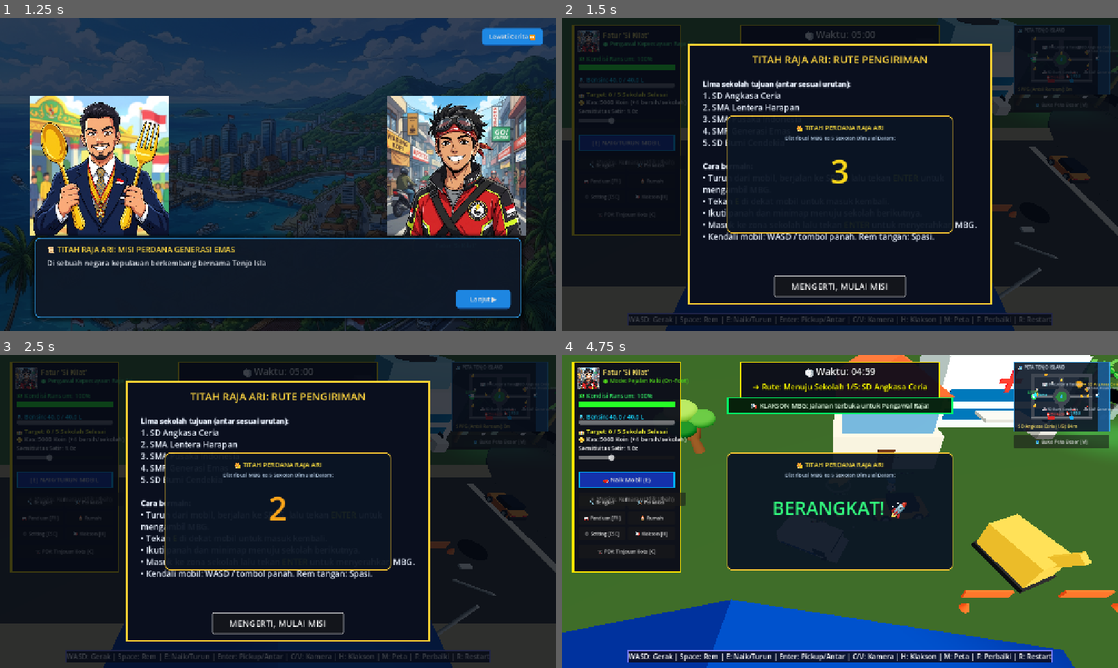
Above: before the commit, frames 1-4 (two rows, left to right).
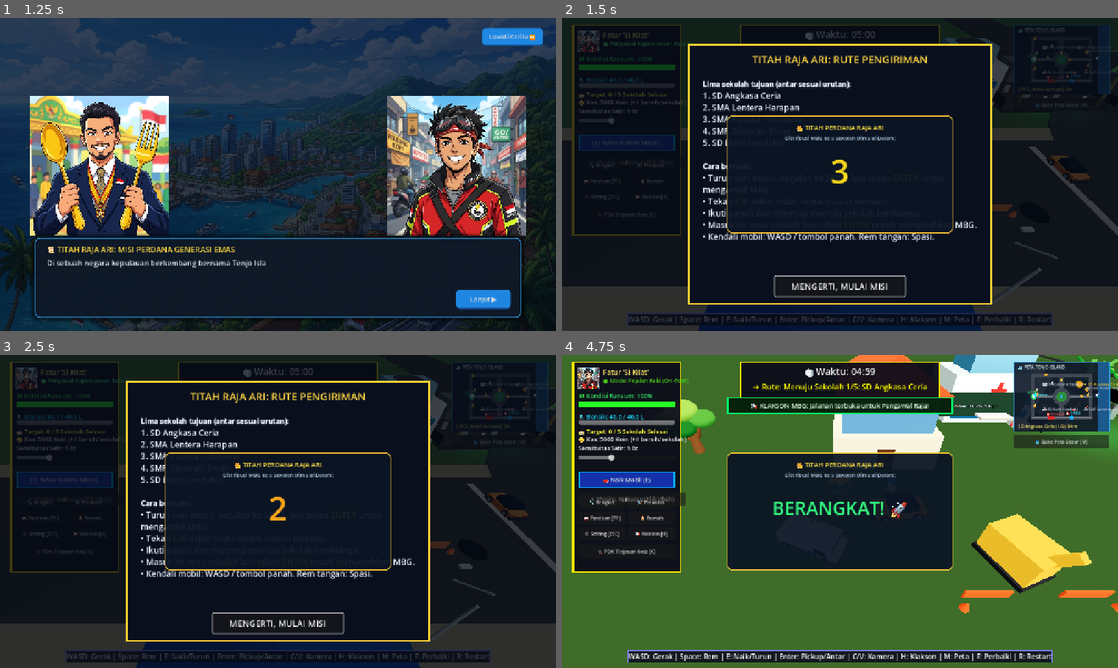
Above: after the commit, the same moments.

Repository: putrinurfebrianti/King-Ari-s-Missions
Game: Godot game, scene res://scenes/ui/main_menu.tscn
The game is run twice, just before and just after one commit, with the same random seed, the same clock (stepped at 60 frames per second) and the same inputs.
Inputs (mouse positions are in pixels of both pictures, inside the frame that each line leads up to):
- Up to frame 1 (1.25 s): click "🚀 MULAI MISI (START GAME) ➔" at 0.5 s
- Up to frame 2 (1.5 s): click "Lewati Cerita ⏩" at 1.25 s
- Up to frame 3 (2.5 s): click "📢 Klakson [H]" at 2 s
- Up to frame 4 (4.75 s): click "MENGERTI, MULAI MISI" at 2.75 s; click "[E] NAIK/TURUN MOBIL" at 3.5 s; tap Enter (ui_accept) at 4.25, 4.52 s; move the mouse to (962, 495) at 4.27 s; hold D from 4.28 s (still down); hold B from 4.28 s (still down); click (962, 495) at 4.42 s; tap H at 4.55 s

Frame 1 is identical in both runs. In frame 2, 1.9% of the frame differs, in the area x 18-82%, y 0-100%; in frame 3, 1.9%; in frame 4, 13%, in the area x 0-96%, y 0-100%.
Error before the commit: Invalid access to property or key 'position' on a base object of type 'null instance'. (res://scripts/endless_road.gd:29)

Commit message:
update 2

Diff:
--- a/scenes/main.tscn
+++ b/scenes/main.tscn
@@ -359,24 +359,31 @@
 
 [node name="BuildingHospital" parent="CityBuildings" unique_id=1268478556 instance=ExtResource("31_hosp")]
 transform = Transform3D(1, 0, 0, 0, 1, 0, 0, 0, 1, -30, 0, -24)
+scale = Vector3(0.75, 0.75, 0.75)
 
 [node name="BuildingSchool" parent="CityBuildings" unique_id=974491949 instance=ExtResource("10_school_bldg")]
 transform = Transform3D(1, 0, 0, 0, 1, 0, 0, 0, 1, 30, 0, -24)
+scale = Vector3(0.75, 0.75, 0.75)
 
 [node name="BuildingFastFood" parent="CityBuildings" unique_id=1606358 instance=ExtResource("32_ff")]
 transform = Transform3D(1, 0, 0, 0, 1, 0, 0, 0, 1, 46, 0, -14)
+scale = Vector3(0.75, 0.75, 0.75)
 
 [node name="BuildingPolice" parent="CityBuildings" unique_id=1967548764 instance=ExtResource("14_police")]
 transform = Transform3D(1, 0, 0, 0, 1, 0, 0, 0, 1, -30, 0, 24)
+scale = Vector3(0.75, 0.75, 0.75)
 
 [node name="BuildingFireStation" parent="CityBuildings" unique_id=572519537 instance=ExtResource("15_fire")]
 transform = Transform3D(1, 0, 0, 0, 1, 0, 0, 0, 1, 24, 0, 24)
+scale = Vector3(0.75, 0.75, 0.75)
 
 [node name="BuildingSupermarket" parent="CityBuildings" unique_id=1518192769 instance=ExtResource("33_smkt")]
 transform = Transform3D(1, 0, 0, 0, 1, 0, 0, 0, 1, 44, 0, 22)
+scale = Vector3(0.75, 0.75, 0.75)
 
 [node name="BuildingSPPG" parent="CityBuildings" unique_id=315755139 instance=ExtResource("9_sppg_bldg")]
 transform = Transform3D(1, 0, 0, 0, 1, 0, 0, 0, 1, -50, 0, 14)
+scale = Vector3(0.85, 0.85, 0.85)
 
 [node name="FlagSPPG" parent="CityBuildings" unique_id=532618677 instance=ExtResource("17_flag")]
 transform = Transform3D(1, 0, 0, 0, 1, 0, 0, 0, 1, -58, 0, 8)
@@ -649,23 +656,11 @@
 [node name="NPCGuruSDN" parent="." unique_id=1125325273 instance=ExtResource("25_guru")]
 transform = Transform3D(1, 0, 0, 0, 1, 0, 0, 0, 1, 32, 0.15, -20)
 
-[node name="BuildingHospital" parent="." unique_id=230194670 instance=ExtResource("31_hosp")]
-transform = Transform3D(1, 0, 0, 0, 1, 0, 0, 0, 1, -30, 0, -24)
-
-[node name="BuildingFastFood" parent="." unique_id=1940613664 instance=ExtResource("32_ff")]
-transform = Transform3D(1, 0, 0, 0, 1, 0, 0, 0, 1, 46, 0, -14)
-
-[node name="BuildingSupermarket" parent="." unique_id=795057967 instance=ExtResource("33_smkt")]
-transform = Transform3D(1, 0, 0, 0, 1, 0, 0, 0, 1, 44, 0, 22)
-
 [node name="ConstructionZone" parent="." unique_id=920331841 instance=ExtResource("34_const")]
 transform = Transform3D(1, 0, 0, 0, 1, 0, 0, 0, 1, -16, 0, 24)
 
 [node name="CanalWater" parent="." unique_id=1464484349 instance=ExtResource("35_water")]
 transform = Transform3D(1, 0, 0, 0, 1, 0, 0, 0, 1, 68, 0, 0)
-
-[node name="GraveyardArea" parent="." unique_id=1072572974 instance=ExtResource("36_grave")]
-transform = Transform3D(1, 0, 0, 0, 1, 0, 0, 0, 1, -16, 0, -26)
 
 [node name="BuildingPlayerHouse" parent="." unique_id=1439531475 instance=ExtResource("37_player_house")]
 transform = Transform3D(1, 0, 0, 0, 1, 0, 0, 0, 1, 26, 0, 42)
--- a/scripts/arcade_car.gd
+++ b/scripts/arcade_car.gd
@@ -163,9 +163,19 @@
 		add_child(audio_player)
 		vehicle_audio[sound_name] = audio_player
 
+	apply_audio_settings()
+
 	var reward_player := _get_audio_player("reward")
 	if reward_player:
 		reward_player.finished.connect(_play_pending_mission_complete_sound)
+
+func apply_audio_settings() -> void:
+	var audio_manager = get_node_or_null("/root/AudioManager")
+	if not audio_manager:
+		return
+	var volume_db: float = audio_manager.get_vehicle_audio_volume_db()
+	for audio_player in vehicle_audio.values():
+		audio_player.volume_db = volume_db
 
 func _get_audio_player(sound_name: String) -> AudioStreamPlayer3D:
 	return vehicle_audio.get(sound_name) as AudioStreamPlayer3D
@@ -234,10 +244,6 @@
 				print("[MBG] Sensitivitas Kemudi: ", snapped(steer_sensitivity, 0.1), "x")
 
 func trigger_horn() -> void:
-	var am = get_node_or_null("/root/AudioManager")
-	if am and am.has_method("play_horn"):
-		am.play_horn()
-
 	# Efek Balon Suara 3D Melayang di atas mobil
 	_spawn_horn_bubble()
 	_show_hud_toast("📢 KLAKSON MBG: Jalanan terbuka untuk Pengawal Raja!")
--- a/scripts/audio_manager.gd
+++ b/scripts/audio_manager.gd
@@ -1,296 +1,33 @@
 extends Node
 
-var master_volume: float = 0.0
-var bgm_volume: float = 0.0
-var sfx_volume: float = 0.0
-var is_muted: bool = true
-
-var bgm_player: AudioStreamPlayer
-var horn_player: AudioStreamPlayer
-var coin_player: AudioStreamPlayer
-var crash_player: AudioStreamPlayer
-var tick_player: AudioStreamPlayer
-var victory_player: AudioStreamPlayer
-var beep_player: AudioStreamPlayer
-var go_player: AudioStreamPlayer
+var master_volume: float = 0.8
+var sfx_volume: float = 0.7
+var is_muted: bool = false
 
 func _ready() -> void:
 	process_mode = Node.PROCESS_MODE_ALWAYS
-	# Default: Audio di-MUTE sepenuhnya agar hening dan tidak bising
-	AudioServer.set_bus_mute(0, true)
-	_setup_audio_players()
+	AudioServer.set_bus_mute(0, is_muted)
 
-	var gm = get_node_or_null("/root/GameManager")
-	if gm:
-		gm.school_delivered.connect(func(_idx, _name, _cnt, _tot, _c): play_coin_sfx())
-		gm.mission_completed.connect(func(_s, _sc, _c): play_victory_sfx())
-		gm.mission_failed.connect(func(_r): play_crash_sfx())
-		gm.time_changed.connect(_on_time_changed)
+func set_master_volume(value: float) -> void:
+	master_volume = clampf(value, 0.0, 1.0)
+	_update_vehicle_audio()
 
-	# BGM tidak diputar otomatis secara default agar senyap
-	# start_bgm()
-
-func _setup_audio_players() -> void:
-	# 1. BGM Player (Musik Latar Melodi Menyetir Berulang / Looping)
-	bgm_player = AudioStreamPlayer.new()
-	bgm_player.stream = _generate_driving_bgm(8.0)
-	bgm_player.volume_db = linear_to_db(bgm_volume * master_volume)
-	add_child(bgm_player)
-
-	# 2. Dual-Tone Klakson Mobil Resmi (A4 440Hz + C#5 554Hz)
-	horn_player = AudioStreamPlayer.new()
-	horn_player.stream = _generate_dual_tone(440.0, 554.37, 0.35, 0.7)
-	horn_player.volume_db = linear_to_db(sfx_volume * master_volume)
-	add_child(horn_player)
-
-	# 3. Koin Perak Kerajaan (Denting Shimmer)
-	coin_player = AudioStreamPlayer.new()
-	coin_player.stream = _generate_shimmer_coin(987.77, 1318.5, 0.22)
-	coin_player.volume_db = linear_to_db(sfx_volume * master_volume)
-	add_child(coin_player)
-
-	# 4. Benturan / Crash Thud
-	crash_player = AudioStreamPlayer.new()
-	crash_player.stream = _generate_tone_stream(120.0, 0.38, 0.8)
-	crash_player.volume_db = linear_to_db(sfx_volume * master_volume)
-	add_child(crash_player)
-
-	# 5. Detak Jam Hitung Mundur (Tick-Tock)
-	tick_player = AudioStreamPlayer.new()
-	tick_player.stream = _generate_tone_stream(880.0, 0.06, 0.45)
-	tick_player.volume_db = linear_to_db(sfx_volume * master_volume)
-	add_child(tick_player)
-
-	# 6. Fanfare Kemenangan
-	victory_player = AudioStreamPlayer.new()
-	victory_player.stream = _generate_victory_fanfare()
-	victory_player.volume_db = linear_to_db(sfx_volume * master_volume)
-	add_child(victory_player)
-
-	# 7. Countdown Beep (3... 2... 1...)
-	beep_player = AudioStreamPlayer.new()
-	beep_player.stream = _generate_tone_stream(587.33, 0.14, 0.6) # D5 Beep
-	beep_player.volume_db = linear_to_db(sfx_volume * master_volume)
-	add_child(beep_player)
-
-	# 8. Countdown GO! Chime
-	go_player = AudioStreamPlayer.new()
-	go_player.stream = _generate_dual_tone(880.0, 1108.73, 0.55, 0.75) # A5 + C#6 GO Chime
-	go_player.volume_db = linear_to_db(sfx_volume * master_volume)
-	add_child(go_player)
-
-func start_bgm() -> void:
-	if bgm_player and not bgm_player.playing and not is_muted:
-		bgm_player.play()
-
-func stop_bgm() -> void:
-	if bgm_player and bgm_player.playing:
-		bgm_player.stop()
-
-func play_horn() -> void:
-	if horn_player and not is_muted:
-		horn_player.pitch_scale = randf_range(0.97, 1.03)
-		horn_player.play()
-
-func play_coin_sfx() -> void:
-	if coin_player and not is_muted:
-		coin_player.pitch_scale = randf_range(0.95, 1.15)
-		coin_player.play()
-
-func play_crash_sfx() -> void:
-	if crash_player and not is_muted:
-		crash_player.play()
-
-func play_victory_sfx() -> void:
-	if victory_player and not is_muted:
-		victory_player.play()
-
-func play_countdown_beep(is_go: bool = false) -> void:
-	if is_muted:
-		return
-	if is_go:
-		if go_player:
-			go_player.play()
-	else:
-		if beep_player:
-			beep_player.play()
-
-var last_tick_second: int = -1
-func _on_time_changed(seconds_left: float) -> void:
-	if seconds_left < 60.0 and seconds_left > 0.0:
-		var cur_sec = int(seconds_left)
-		if cur_sec != last_tick_second:
-			last_tick_second = cur_sec
-			if tick_player and not is_muted:
-				tick_player.play()
-
-# Pengaturan Volume Master, BGM, dan SFX
-func set_master_volume(val: float) -> void:
-	master_volume = clamp(val, 0.0, 1.0)
-	if master_volume > 0.0 and is_muted:
-		is_muted = false
-		AudioServer.set_bus_mute(0, false)
-	_update_bus_volumes()
-
-func set_bgm_volume(val: float) -> void:
-	bgm_volume = clamp(val, 0.0, 1.0)
-	_update_bus_volumes()
-
-func set_sfx_volume(val: float) -> void:
-	sfx_volume = clamp(val, 0.0, 1.0)
-	_update_bus_volumes()
+func set_sfx_volume(value: float) -> void:
+	sfx_volume = clampf(value, 0.0, 1.0)
+	_update_vehicle_audio()
 
 func set_muted(muted: bool) -> void:
 	is_muted = muted
 	AudioServer.set_bus_mute(0, is_muted)
-	if is_muted:
-		if bgm_player: bgm_player.stop()
-	else:
-		if bgm_player and not bgm_player.playing: bgm_player.play()
-	_update_bus_volumes()
+	_update_vehicle_audio()
 
-func _update_bus_volumes() -> void:
-	if bgm_player:
-		var eff_bgm = 0.0 if is_muted else (bgm_volume * master_volume)
-		bgm_player.volume_db = linear_to_db(max(eff_bgm, 0.0001))
+func get_vehicle_audio_volume_db() -> float:
+	var volume := master_volume * sfx_volume
+	if is_muted or volume <= 0.0:
+		return -80.0
+	return linear_to_db(volume)
 
-	var eff_sfx = 0.0 if is_muted else (sfx_volume * master_volume)
-	var sfx_db = linear_to_db(max(eff_sfx, 0.0001))
-	for p in [horn_player, coin_player, crash_player, tick_player, victory_player, beep_player, go_player]:
-		if p: p.volume_db = sfx_db
-
-# ----------------- Sintesis Audio Native Murni (AudioStreamWAV) -----------------
-
-# Menghasilkan lagu mengemudi ceria berulang (BGM) 8 detik loop
-func _generate_driving_bgm(duration: float = 8.0) -> AudioStreamWAV:
-	var sample_rate = 22050
-	var total_samples = int(sample_rate * duration)
-	var byte_data = PackedByteArray()
-	byte_data.resize(total_samples)
-
-	# 4 Pola Akord (C -> G -> Am -> F)
-	var chord_roots = [261.63, 196.00, 220.00, 174.61] # C4, G3, A3, F3
-	var chord_duration = duration / 4.0
-
-	for i in range(total_samples):
-		var t = float(i) / float(sample_rate)
-		var chord_idx = int(t / chord_duration) % 4
-		var root = chord_roots[chord_idx]
-
-		# 1. Bassline (Sawtooth lembut di root freq / 2)
-		var bass_freq = root * 0.5
-		var bass_wave = (fposmod(t * bass_freq, 1.0) * 2.0 - 1.0) * 0.22
-
-		# 2. Arpeggio Ceria (Root -> Major/Minor 3rd -> 5th -> Octave)
-		var arp_step = int(fmod(t * 8.0, 4.0)) # 8th notes
-		var arp_mult = 1.0
-		if arp_step == 1: arp_mult = 1.25 if (chord_idx != 2) else 1.20 # Major / Minor 3rd
-		elif arp_step == 2: arp_mult = 1.5 # 5th
-		elif arp_step == 3: arp_mult = 2.0 # Octave
-
-		var arp_wave = sin(t * root * arp_mult * TAU) * 0.18
-
-		# 3. Beat Drum Chiptune (Hi-hat click setiap seperempat ketuk)
-		var beat_t = fmod(t, 0.25)
-		var click = sin(beat_t * 1400.0 * TAU) * max(0.0, 1.0 - (beat_t * 28.0)) * 0.08
-
-		var mixed = bass_wave + arp_wave + click
-		var sample_val = int(clamp((mixed * 0.5 + 0.5) * 255.0, 0, 255))
-		byte_data[i] = sample_val
-
-	var wav = AudioStreamWAV.new()
-	wav.format = AudioStreamWAV.FORMAT_8_BITS
-	wav.mix_rate = sample_rate
-	wav.data = byte_data
-	wav.loop_mode = AudioStreamWAV.LOOP_FORWARD
-	wav.loop_begin = 0
-	wav.loop_end = total_samples
-	return wav
-
-# Nada Tunggal
-func _generate_tone_stream(freq: float, duration: float, volume: float = 0.5) -> AudioStreamWAV:
-	var sample_rate = 22050
-	var num_samples = int(sample_rate * duration)
-	var byte_data = PackedByteArray()
-	byte_data.resize(num_samples)
-
-	for i in range(num_samples):
-		var t = float(i) / float(sample_rate)
-		var envelope = 1.0 - (float(i) / float(num_samples))
-		var wave = sin(t * freq * TAU) * volume * envelope
-		var sample_val = int(clamp((wave + 1.0) * 0.5 * 255.0, 0, 255))
-		byte_data[i] = sample_val
-
-	var wav = AudioStreamWAV.new()
-	wav.format = AudioStreamWAV.FORMAT_8_BITS
-	wav.mix_rate = sample_rate
-	wav.data = byte_data
-	return wav
-
-# Nada Ganda (Dual Tone Klakson Mobil)
-func _generate_dual_tone(freq1: float, freq2: float, duration: float, volume: float = 0.6) -> AudioStreamWAV:
-	var sample_rate = 22050
-	var num_samples = int(sample_rate * duration)
-	var byte_data = PackedByteArray()
-	byte_data.resize(num_samples)
-
-	for i in range(num_samples):
-		var t = float(i) / float(sample_rate)
-		var env = 1.0 - (float(i) / float(num_samples)) * 0.3
-		var wave1 = sin(t * freq1 * TAU)
-		var wave2 = sin(t * freq2 * TAU)
-		var wave = (wave1 + wave2) * 0.5 * volume * env
-		var sample_val = int(clamp((wave + 1.0) * 0.5 * 255.0, 0, 255))
-		byte_data[i] = sample_val
-
-	var wav = AudioStreamWAV.new()
-	wav.format = AudioStreamWAV.FORMAT_8_BITS
-	wav.mix_rate = sample_rate
-	wav.data = byte_data
-	return wav
-
-# Denting Koin Berkelap-Kelip (Shimmer Coin)
-func _generate_shimmer_coin(freq1: float, freq2: float, duration: float) -> AudioStreamWAV:
-	var sample_rate = 22050
-	var num_samples = int(sample_rate * duration)
-	var byte_data = PackedByteArray()
-	byte_data.resize(num_samples)
-
-	for i in range(num_samples):
-		var t = float(i) / float(sample_rate)
-		var env = max(0.0, 1.0 - (t / duration))
-		var current_freq = lerp(freq1, freq2, clamp(t / 0.08, 0.0, 1.0))
-		var wave = sin(t * current_freq * TAU) * 0.6 * env
-		var sample_val = int(clamp((wave + 1.0) * 0.5 * 255.0, 0, 255))
-		byte_data[i] = sample_val
-
-	var wav = AudioStreamWAV.new()
-	wav.format = AudioStreamWAV.FORMAT_8_BITS
-	wav.mix_rate = sample_rate
-	wav.data = byte_data
-	return wav
-
-# Jingle Fanfare Kemenangan (C -> E -> G -> High C)
-func _generate_victory_fanfare() -> AudioStreamWAV:
-	var duration = 1.5
-	var sample_rate = 22050
-	var num_samples = int(sample_rate * duration)
-	var byte_data = PackedByteArray()
-	byte_data.resize(num_samples)
-
-	var notes = [523.25, 659.25, 783.99, 1046.50] # C5, E5, G5, C6
-	for i in range(num_samples):
-		var t = float(i) / float(sample_rate)
-		var note_idx = clamp(int(t / 0.32), 0, 3)
-		var freq = notes[note_idx]
-		var sub_t = fmod(t, 0.32)
-		var env = 1.0 - (sub_t / 0.32) if (note_idx < 3) else max(0.0, 1.0 - ((t - 0.96) / 0.54))
-		var wave = sin(t * freq * TAU) * 0.65 * env
-		var sample_val = int(clamp((wave + 1.0) * 0.5 * 255.0, 0, 255))
-		byte_data[i] = sample_val
-
-	var wav = AudioStreamWAV.new()
-	wav.format = AudioStreamWAV.FORMAT_8_BITS
-	wav.mix_rate = sample_rate
-	wav.data = byte_data
-	return wav
+func _update_vehicle_audio() -> void:
+	for vehicle in get_tree().get_nodes_in_group("player_car"):
+		if vehicle.has_method("apply_audio_settings"):
+			vehicle.apply_audio_settings()
--- a/scripts/endless_road.gd
+++ b/scripts/endless_road.gd
@@ -3,43 +3,42 @@
 @export var follow_target: Node3D
 @export var ground: StaticBody3D
 
-@onready var road_ew: MeshInstance3D = $RoadEW
-@onready var road_ns: MeshInstance3D = $RoadNS
-@onready var shoulder_ew: MeshInstance3D = $SandShoulderEW
-@onready var curb_north: MeshInstance3D = $CurbNorth
-@onready var curb_south: MeshInstance3D = $CurbSouth
-@onready var curb_west: MeshInstance3D = $CurbWest
-@onready var curb_east: MeshInstance3D = $CurbEast
-@onready var guardrail_south: MeshInstance3D = $GuardrailSouth
+const ROAD_RECENTER_DISTANCE: float = 20000.0
+const ROAD_RECENTER_STEP: float = 10000.0
+
+@onready var road_ew: MeshInstance3D = get_node_or_null("RoadEW") as MeshInstance3D
+@onready var road_ns: MeshInstance3D = get_node_or_null("RoadNS") as MeshInstance3D
+@onready var shoulder_ew: MeshInstance3D = get_node_or_null("SandShoulderEW") as MeshInstance3D
 
 
 func _ready() -> void:
 	process_physics_priority = 100
-	if not follow_target:
+	if not is_instance_valid(follow_target):
 		follow_target = get_tree().get_first_node_in_group("player_car") as Node3D
 
 
 func _physics_process(_delta: float) -> void:
-	if not follow_target:
+	if not is_instance_valid(follow_target):
 		return
 
-	var target_position := follow_target.global_position
-	road_ew.position.x = target_position.x
-	shoulder_ew.position.x = target_position.x
-	curb_north.position.x = target_position.x
-	curb_south.position.x = target_position.x
-	guardrail_south.position.x = target_position.x
+	var target_position := to_local(follow_target.global_position)
+	if road_ew and absf(target_position.x - road_ew.position.x) > ROAD_RECENTER_DISTANCE:
+		var road_x := floorf(target_position.x / ROAD_RECENTER_STEP) * ROAD_RECENTER_STEP
+		road_ew.position.x = road_x
+		if shoulder_ew:
+			shoulder_ew.position.x = road_x
+	if road_ns and absf(target_position.z - road_ns.position.z) > ROAD_RECENTER_DISTANCE:
+		road_ns.position.z = floorf(target_position.z / ROAD_RECENTER_STEP) * ROAD_RECENTER_STEP
 
-	road_ns.position.z = target_position.z
-	curb_west.position.z = target_position.z
-	curb_east.position.z = target_position.z
-
-	if ground:
-		var ground_offset := Vector2(
-			target_position.x - ground.global_position.x,
-			target_position.z - ground.global_position.z
-		)
-		if ground_offset.length() > 40000.0:
-			ground.global_position = Vector3(
-				target_position.x, ground.global_position.y, target_position.z
+	if is_instance_valid(ground):
+		var ground_local_position := to_local(ground.global_position)
+		var ground_x := ground_local_position.x
+		var ground_z := ground_local_position.z
+		if absf(target_position.x - ground_x) > ROAD_RECENTER_DISTANCE:
+			ground_x = floorf(target_position.x / ROAD_RECENTER_STEP) * ROAD_RECENTER_STEP
+		if absf(target_position.z - ground_z) > ROAD_RECENTER_DISTANCE:
+			ground_z = floorf(target_position.z / ROAD_RECENTER_STEP) * ROAD_RECENTER_STEP
+		if ground_x != ground_local_position.x or ground_z != ground_local_position.z:
+			ground.global_position = to_global(
+				Vector3(ground_x, ground_local_position.y, ground_z)
 			)
--- a/scripts/hud.gd
+++ b/scripts/hud.gd
@@ -311,27 +311,22 @@
 	num_label.add_theme_color_override("font_color", Color(1.0, 0.85, 0.1))
 	cd_panel.add_child(num_label)
 
-	AudioManager.play_countdown_beep(false)
-
 	var t = create_tween()
 	t.tween_interval(1.0)
 	t.tween_callback(func():
 		num_label.text = "2"
 		num_label.add_theme_color_override("font_color", Color(1.0, 0.65, 0.1))
-		AudioManager.play_countdown_beep(false)
 	)
 	t.tween_interval(1.0)
 	t.tween_callback(func():
 		num_label.text = "1"
 		num_label.add_theme_color_override("font_color", Color(1.0, 0.45, 0.1))
-		AudioManager.play_countdown_beep(false)
 	)
 	t.tween_interval(1.0)
 	t.tween_callback(func():
 		num_label.text = "BERANGKAT! 🚀"
 		num_label.add_theme_font_size_override("font_size", 42)
 		num_label.add_theme_color_override("font_color", Color(0.2, 1.0, 0.5))
-		AudioManager.play_countdown_beep(true)
 		show_toast("🚀 TITAH RAJA DIMULAI! Kawal makanan ke 5 Sekolah sebelum waktu habis (05:00)!", 4.0)
 	)
 	t.tween_interval(0.8)
@@ -506,33 +501,14 @@
 	)
 	p.add_child(master_slider)
 
-	var bgm_lbl = Label.new()
-	bgm_lbl.text = "Volume Musik BGM: %d%%" % int(AudioManager.bgm_volume * 100)
-	bgm_lbl.set_position(Vector2(30, 102))
-	bgm_lbl.add_theme_font_size_override("font_size", 11)
-	p.add_child(bgm_lbl)
-
-	var bgm_slider = HSlider.new()
-	bgm_slider.set_position(Vector2(210, 102))
-	bgm_slider.set_size(Vector2(240, 20))
-	bgm_slider.min_value = 0.0
-	bgm_slider.max_value = 1.0
-	bgm_slider.step = 0.05
-	bgm_slider.value = AudioManager.bgm_volume
-	bgm_slider.value_changed.connect(func(v):
-		AudioManager.set_bgm_volume(v)
-		bgm_lbl.text = "Volume Musik BGM: %d%%" % int(v * 100)
-	)
-	p.add_child(bgm_slider)
-
 	var sfx_lbl = Label.new()
-	sfx_lbl.text = "Volume SFX & Klakson: %d%%" % int(AudioManager.sfx_volume * 100)
-	sfx_lbl.set_position(Vector2(30, 132))
+	sfx_lbl.text = "Volume efek suara kiriman: %d%%" % int(AudioManager.sfx_volume * 100)
+	sfx_lbl.set_position(Vector2(30, 102))
 	sfx_lbl.add_theme_font_size_override("font_size", 11)
 	p.add_child(sfx_lbl)
 
 	var sfx_slider = HSlider.new()
-	sfx_slider.set_position(Vector2(210, 132))
+	sfx_slider.set_position(Vector2(210, 102))
 	sfx_slider.set_size(Vector2(240, 20))
 	sfx_slider.min_value = 0.0
 	sfx_slider.max_value = 1.0
@@ -540,13 +516,13 @@
 	sfx_slider.value = AudioManager.sfx_volume
 	sfx_slider.value_changed.connect(func(v):
 		AudioManager.set_sfx_volume(v)
-		sfx_lbl.text = "Volume SFX & Klakson: %d%%" % int(v * 100)
+		sfx_lbl.text = "Volume efek suara kiriman: %d%%" % int(v * 100)
 	)
 	p.add_child(sfx_slider)
 
 	var mute_btn = Button.new()
 	mute_btn.text = "🔊 Mute: OFF" if not AudioManager.is_muted else "🔇 Mute: ON"
-	mute_btn.set_position(Vector2(465, 84))
+	mute_btn.set_position(Vector2(465, 74))
 	mute_btn.set_size(Vector2(130, 36))
 	mute_btn.add_theme_font_size_override("font_size", 10)
 	mute_btn.pressed.connect(func():
@@ -621,16 +597,6 @@
 	)
 	p.add_child(fs_btn)
 
-	var test_horn_btn = Button.new()
-	test_horn_btn.text = "📢 Uji Coba Klakson [H]"
-	test_horn_btn.set_position(Vector2(320, 266))
-	test_horn_btn.set_size(Vector2(250, 34))
-	test_horn_btn.add_theme_font_size_override("font_size", 11)
-	test_horn_btn.pressed.connect(func():
-		AudioManager.play_horn()
-	)
-	p.add_child(test_horn_btn)
-
 	var close_btn = Button.new()
 	close_btn.text = "✓ Simpan & Tutup [ESC]"
 	close_btn.set_position(Vector2(210, 375))
@@ -933,10 +899,7 @@
 	if player_car and player_car.has_method("trigger_horn"):
 		player_car.trigger_horn()
 	else:
-		var am = get_node_or_null("/root/AudioManager")
-		if am and am.has_method("play_horn"):
-			am.play_horn()
-		show_toast("📢 KLAKSON MBG DIBUNYIKAN!", 1.5)
+		show_toast("Pengemudi belum berada di dalam mobil.", 1.5)
 
 func _on_map_toggle_pressed() -> void:
 	var minimap = get_node_or_null("Minimap")
@@ -1113,9 +1076,6 @@
 			prompt_label.text = "⛽ SPBU TENJO (2 Koin/L) | Tahan [B] untuk isi bensin!"
 			if Input.is_key_pressed(KEY_B):
 				GameManager.refuel(get_process_delta_time())
-				var am = get_node_or_null("/root/AudioManager")
-				if am and am.has_method("play_coin_sfx") and randf() < 0.2:
-					am.play_coin_sfx()
 		else:
 			prompt_label.text = "⛽ SPBU TENJO: Tangki bensin sudah PENUH (40.0 Liter)!"
 		return
--- a/scripts/main_menu.gd
+++ b/scripts/main_menu.gd
@@ -457,33 +457,14 @@
 	)
 	p.add_child(master_slider)
 
-	var bgm_lbl = Label.new()
-	bgm_lbl.text = "Volume Musik BGM: %d%%" % int(AudioManager.bgm_volume * 100)
-	bgm_lbl.set_position(Vector2(30, 106))
-	bgm_lbl.add_theme_font_size_override("font_size", 11)
-	p.add_child(bgm_lbl)
-
-	var bgm_slider = HSlider.new()
-	bgm_slider.set_position(Vector2(210, 106))
-	bgm_slider.set_size(Vector2(240, 20))
-	bgm_slider.min_value = 0.0
-	bgm_slider.max_value = 1.0
-	bgm_slider.step = 0.05
-	bgm_slider.value = AudioManager.bgm_volume
-	bgm_slider.value_changed.connect(func(v):
-		AudioManager.set_bgm_volume(v)
-		bgm_lbl.text = "Volume Musik BGM: %d%%" % int(v * 100)
-	)
-	p.add_child(bgm_slider)
-
 	var sfx_lbl = Label.new()
-	sfx_lbl.text = "Volume SFX & Klakson: %d%%" % int(AudioManager.sfx_volume * 100)
-	sfx_lbl.set_position(Vector2(30, 138))
+	sfx_lbl.text = "Volume efek suara kiriman: %d%%" % int(AudioManager.sfx_volume * 100)
+	sfx_lbl.set_position(Vector2(30, 106))
 	sfx_lbl.add_theme_font_size_override("font_size", 11)
 	p.add_child(sfx_lbl)
 
 	var sfx_slider = HSlider.new()
-	sfx_slider.set_position(Vector2(210, 138))
+	sfx_slider.set_position(Vector2(210, 106))
 	sfx_slider.set_size(Vector2(240, 20))
 	sfx_slider.min_value = 0.0
 	sfx_slider.max_value = 1.0
@@ -491,13 +472,13 @@
 	sfx_slider.value = AudioManager.sfx_volume
 	sfx_slider.value_changed.connect(func(v):
 		AudioManager.set_sfx_volume(v)
-		sfx_lbl.text = "Volume SFX & Klakson: %d%%" % int(v * 100)
+		sfx_lbl.text = "Volume efek suara kiriman: %d%%" % int(v * 100)
 	)
 	p.add_child(sfx_slider)
 
 	var mute_btn = Button.new()
 	mute_btn.text = "🔊 Mute: OFF" if not AudioManager.is_muted else "🔇 Mute: ON"
-	mute_btn.set_position(Vector2(465, 88))
+	mute_btn.set_position(Vector2(465, 74))
 	mute_btn.set_size(Vector2(130, 36))
 	mute_btn.add_theme_font_size_override("font_size", 10)
 	mute_btn.pressed.connect(func():
@@ -531,16 +512,6 @@
 	)
 	p.add_child(fs_btn)
 
-	var test_horn_btn = Button.new()
-	test_horn_btn.text = "📢 Uji Coba Klakson [H]"
-	test_horn_btn.set_position(Vector2(320, 215))
-	test_horn_btn.set_size(Vector2(250, 34))
-	test_horn_btn.add_theme_font_size_override("font_size", 11)
-	test_horn_btn.pressed.connect(func():
-		AudioManager.play_horn()
-	)
-	p.add_child(test_horn_btn)
-
 	var close_btn = Button.new()
 	close_btn.text = "✓ Simpan & Tutup [ESC]"
 	close_btn.set_position(Vector2(210, 375))
Not shown: 1 places in scenes/characters/npc_students_group.tscn that only renumber resources
Not shown: 1 places in scenes/environment/building_player_house.tscn that only renumber resources
Not shown: 1 places in scenes/environment/graveyard_area.tscn that only renumber resources
